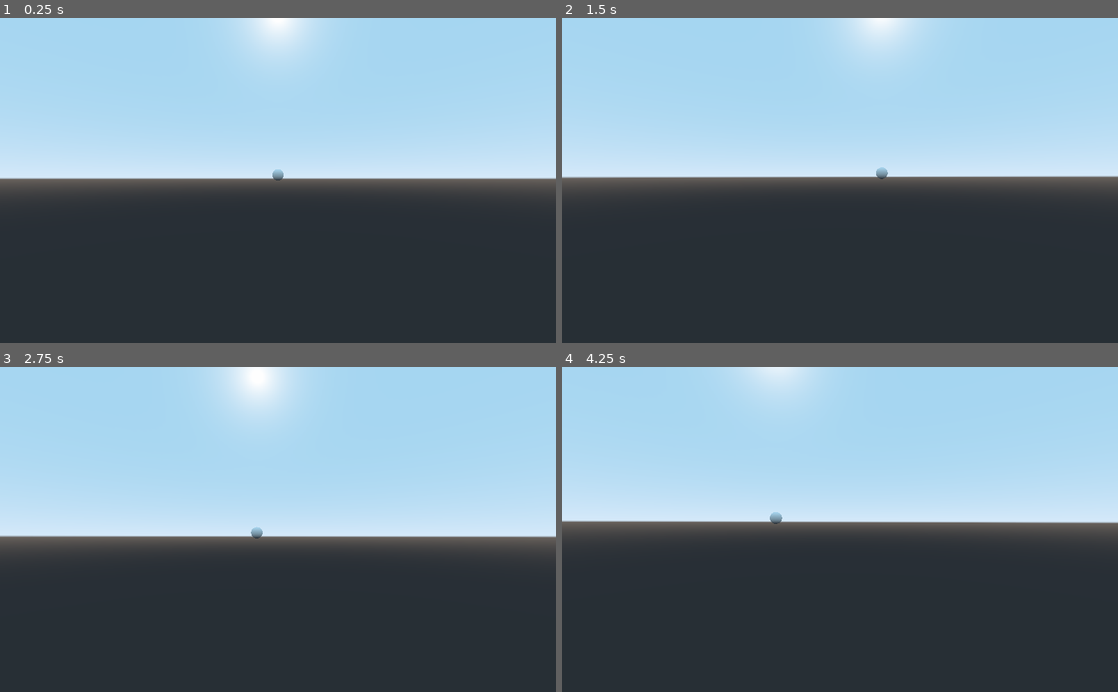
Above: before the commit, frames 1-4 (two rows, left to right).
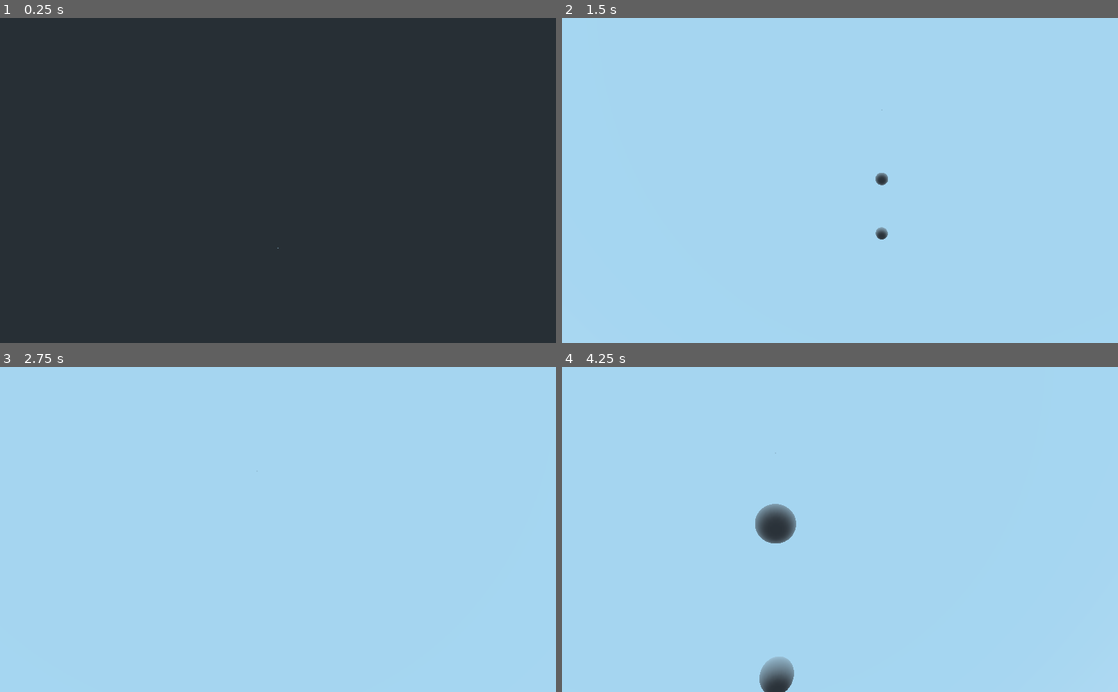
Above: after the commit, the same moments.

Repository: BeanPoleGamesDev/plummet
Game: Godot game, scene res://game.tscn
The game is run twice, just before and just after one commit, with the same random seed, the same clock (stepped at 60 frames per second) and the same inputs.
Inputs (mouse positions are in pixels of both pictures, inside the frame that each line leads up to):
- Up to frame 1 (0.25 s): no input
- Up to frame 2 (1.5 s): tap Enter (ui_accept) at 0.5, 0.6, 0.77, 1.07, 1.35 s; move the mouse to (867, 180) at 0.52 s; hold Up (ui_up) from 0.53 s (still down); move the mouse to (812, 180) at 1.27 s
- Up to frame 3 (2.75 s): keep holding Up (ui_up); tap Enter (ui_accept) at 1.52, 1.82, 2.1 s; move the mouse to (289, 523) at 2.02 s
- Up to frame 4 (4.25 s): keep holding Up (ui_up); tap Enter (ui_accept) at 2.75, 2.85, 3.02, 3.32, 3.5, 3.6, 3.77, 4.07 s; move the mouse to (834, 536) at 2.77 s; move the mouse to (878, 532) at 3.52 s

The runs differ from the first frame. In frame 1, 53% of the frame differs, in the area x 0-100%, y 0-71%; in frame 2, 61%; in frame 3, 59%; in frame 4, 62%, in the area x 0-100%, y 0-100%.

Commit message:
added gravety to player

Diff:
--- a/game.gd
+++ b/game.gd
@@ -1,11 +1,8 @@
 extends Spatial
 
-# Declare member variables here. Examples:
-# var a = 2
-# var b = "text"
 signal rotate_view(rot)
 signal set_down(down)
-# Called when the node enters the scene tree for the first time.
+
 func _ready():
 	Input.set_mouse_mode(Input.MOUSE_MODE_CAPTURED)
 	self.connect("rotate_view", $player, "_on_rotate_view")
@@ -21,3 +18,4 @@
 		get_tree().quit()
 	if event.is_action_released("ui_accept"):
 		emit_signal("set_down", $target)
+		print($player.location)
--- a/game.tscn
+++ b/game.tscn
@@ -8,5 +8,9 @@
 script = ExtResource( 1 )
 
 [node name="target" parent="." instance=ExtResource( 2 )]
+transform = Transform( 1, 0, 0, 0, 1, 0, 0, 0, 1, 0, -31.5628, -9.19943 )
+
+[node name="target2" parent="." instance=ExtResource( 2 )]
+transform = Transform( 1, 0, 0, 0, 1, 0, 0, 0, 1, 0, -32.1115, 0.0867968 )
 
 [node name="player" parent="." instance=ExtResource( 3 )]
--- a/player.gd
+++ b/player.gd
@@ -6,6 +6,9 @@
 
 var down = Vector3(0,-10,0)
 var velocity = Vector3()
+var speed = 5
+var location = Vector3()
+var player_rot = Vector3()
 
 const cam_rotation_speed = 0.2
 
@@ -13,8 +16,8 @@
 	return Vector3(view.get_rotation().x,head.get_rotation().y,body.get_rotation().z)
 
 func _on_set_down(d: Spatial):
-	down = d
-	self.look_at(down.get_translation(),Vector3(0,1,0))
+	down = d.get_translation()
+	self.look_at(down,Vector3(0,1,0))
 
 func _on_rotate_view(rot: Vector3):
 	view.rotate_x(deg2rad(rot.x * cam_rotation_speed))
@@ -22,4 +25,9 @@
 	body.rotate_z(deg2rad(rot.z * cam_rotation_speed))
 
 func _physics_process(delta):
-	print(get_player_rotation())
+	player_rot = get_player_rotation()
+	location = self.get_translation()
+	# output needs to be between 1 and 0, input can be any distance speed
+	#print(speed/location.distance_to(down))
+	velocity.z = -speed
+	self.translate(velocity)
--- a/target.tscn
+++ b/target.tscn
@@ -1,14 +1,20 @@
-[gd_scene load_steps=3 format=2]
+[gd_scene load_steps=4 format=2]
 
 [ext_resource path="res://target.gd" type="Script" id=1]
 
 [sub_resource type="SphereMesh" id=1]
+
+[sub_resource type="BoxShape" id=2]
 
 [node name="target" type="Spatial"]
 transform = Transform( 1, 0, 0, 0, 1, 0, 0, 0, 1, 0, -0.374809, -40.9889 )
 script = ExtResource( 1 )
 
 [node name="MeshInstance" type="MeshInstance" parent="."]
-transform = Transform( 1, 0, 0, 0, 1, 0, 0, 0, 1, 0, 1, 0 )
 mesh = SubResource( 1 )
 material/0 = null
+
+[node name="Area" type="Area" parent="."]
+
+[node name="CollisionShape" type="CollisionShape" parent="Area"]
+shape = SubResource( 2 )
